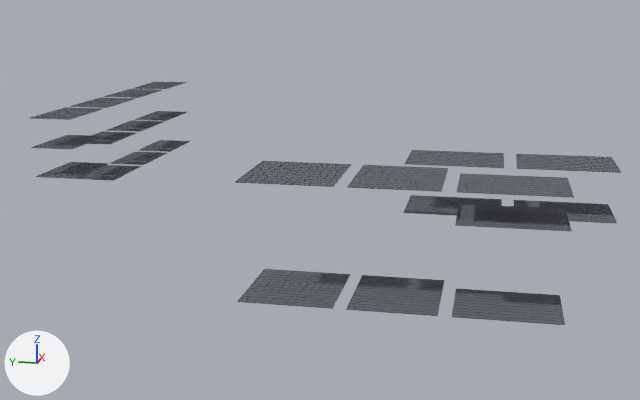
Renders of the glTF model pr-preview/pr-166/models/ground_floor.gridfinity.glb from each side of a commit.
Both versions are drawn from a 50 mm lens placed at (16.31, 12.01, 1.78), pointed at (22.76, 13.3, 0.17). Every picture has the same lights, and +X, +Y and +Z are marked at lower left. The older version comes first. Where no turn or scale is listed for an object, it has been applied to the vertices. Vertices at exactly the same position are counted once.

Names of what the first picture shows: 'gridfinity__SF-DN-S1-D1__', 'gridfinity__SF-E600c-D1-I1__', 'gridfinity__SF-E600c-D1-I2__', 'gridfinity__SF-E700-D1-I1__', 'gridfinity__SF-E700-D1-I2__', 'gridfinity__SF-I500b-D1__', 'gridfinity__SF-I500b-D2__', 'gridfinity__SF-I600a-D1__', 'gridfinity__SF-I600a-D2__', 'gridfinity__SF-I600b-D1__', 'gridfinity__SF-I600b-D2__', 'gridfinity__SF-I600b-D3__' and 11 more.
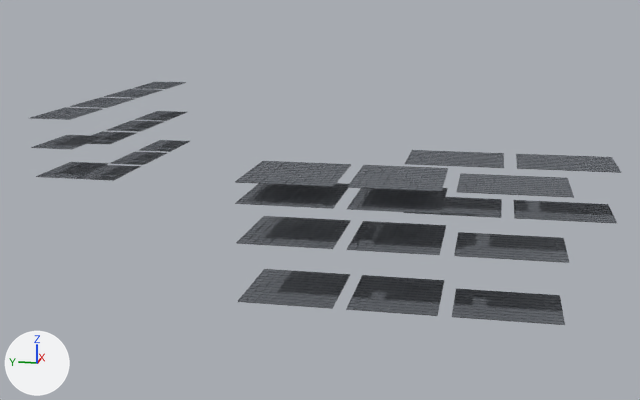
Patch to the scene script:
```diff
--- a/pr-preview/pr-166/models/ground_floor.gridfinity.glb.py
+++ b/pr-preview/pr-166/models/ground_floor.gridfinity.glb.py
@@ me_gridfinity__sf_i600a_d2 @@
-me_gridfinity__sf_i600a_d2.from_pydata(...)  # 212 vertices, 336 faces; spans x 0.018..0.564, y -1.01..-0.506, z 0.159..0.164
+me_gridfinity__sf_i600a_d2.from_pydata(...)  # 212 vertices, 336 faces; spans x 0.018..0.564, y -1.01..-0.506, z 0.687..0.692
+# me_gridfinity__sf_i600a_d2 part 1: the whole mesh is moved by (0.0, 0.0, 0.528)
 me_gridfinity__sf_i600a_d2.materials.append(mat_mat_0)
@@ me_gridfinity__sf_i500b_d2 @@
-me_gridfinity__sf_i500b_d2.from_pydata(...)  # 204 vertices, 324 faces; spans x 0.018..0.564, y -1.543..-1.081, z 0.159..0.164
+me_gridfinity__sf_i500b_d2.from_pydata(...)  # 204 vertices, 324 faces; spans x 0.018..0.564, y -1.543..-1.081, z 0.687..0.692
+# me_gridfinity__sf_i500b_d2 part 2: the whole mesh is moved by (0.0, 0.0, 0.528)
 me_gridfinity__sf_i500b_d2.materials.append(mat_mat_0)
@@ me_gridfinity__sf_i600b_d2 @@
-me_gridfinity__sf_i600b_d2.from_pydata(...)  # 196 vertices, 312 faces; spans x 0.018..0.438, y -2.16..-1.614, z 0.633..0.638
+me_gridfinity__sf_i600b_d2.from_pydata(...)  # 196 vertices, 312 faces; spans x 0.018..0.438, y -2.16..-1.614, z 0.477..0.482
+# me_gridfinity__sf_i600b_d2 part 3: the whole mesh is moved by (0.0, 0.0, -0.156)
 me_gridfinity__sf_i600b_d2.materials.append(mat_mat_0)
@@ ob_gridfinity__sf_i500b_d4 @@
+ob_gridfinity__sf_i500b_d4 = bpy.data.objects.new('gridfinity__SF-I500b-D4__', me_gridfinity__sf_i500b_d2.copy())  # the mesh of ob_gridfinity__sf_i500b_d2
+ob_gridfinity__sf_i500b_d4.location = (20.5, 13.8, 0.0)
@@ ob_gridfinity__sf_i500b_d3 @@
+ob_gridfinity__sf_i500b_d3 = bpy.data.objects.new('gridfinity__SF-I500b-D3__', me_gridfinity__sf_i500b_d3)  # 204 vertices, 324 faces; spans x 0.018..0.564, y -1.543..-1.081, z 0.477..0.482; in mat_mat_0 (grey #969aa0)
+ob_gridfinity__sf_i500b_d3.location = (20.5, 13.8, 0.0)
@@ ob_gridfinity__sf_i600a_d4 @@
+ob_gridfinity__sf_i600a_d4 = bpy.data.objects.new('gridfinity__SF-I600a-D4__', me_gridfinity__sf_i600a_d2.copy())  # the mesh of ob_gridfinity__sf_i600a_d2
+ob_gridfinity__sf_i600a_d4.location = (20.5, 13.8, 0.0)
@@ ob_gridfinity__sf_i600a_d3 @@
+ob_gridfinity__sf_i600a_d3 = bpy.data.objects.new('gridfinity__SF-I600a-D3__', me_gridfinity__sf_i600a_d3)  # 212 vertices, 336 faces; spans x 0.018..0.564, y -1.01..-0.506, z 0.477..0.482; in mat_mat_0 (grey #969aa0)
+ob_gridfinity__sf_i600a_d3.location = (20.5, 13.8, 0.0)
```

Boxes [x1, y1, x2, y2] around the edits, measured in the pictures (640 x 400 px):
'gridfinity__SF-I600a-D2__', moved
    before: [238, 269, 350, 309]
    after: [235, 183, 349, 209]
'gridfinity__SF-I600b-D2__', moved
    before: [455, 204, 572, 231]
    after: [454, 232, 569, 263]
'gridfinity__SF-I500b-D2__', moved
    before: [346, 275, 444, 316]
    after: [347, 188, 448, 214]
'gridfinity__SF-I600a-D4__', added
    after: [238, 269, 350, 309]
'gridfinity__SF-I500b-D4__', added
    after: [346, 275, 444, 316]
'gridfinity__SF-I600a-D3__', added
    after: [236, 216, 351, 249]
'gridfinity__SF-I500b-D3__', added
    after: [347, 221, 446, 255]
